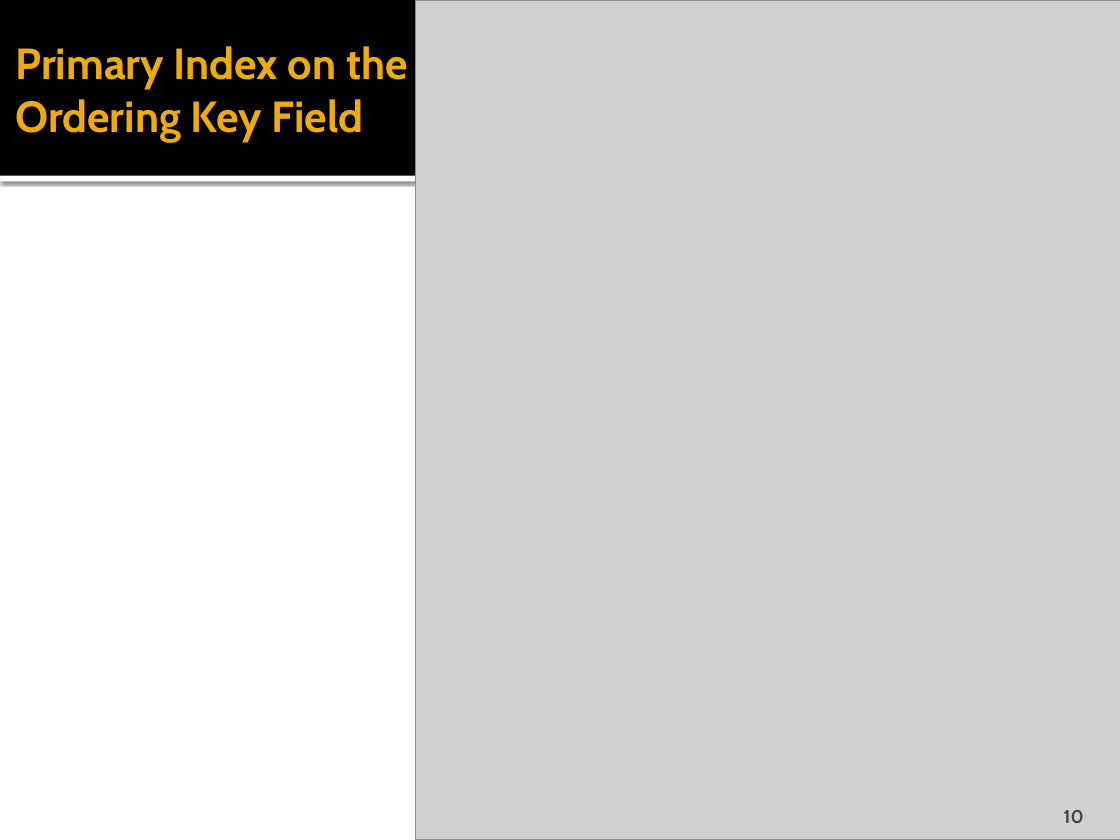
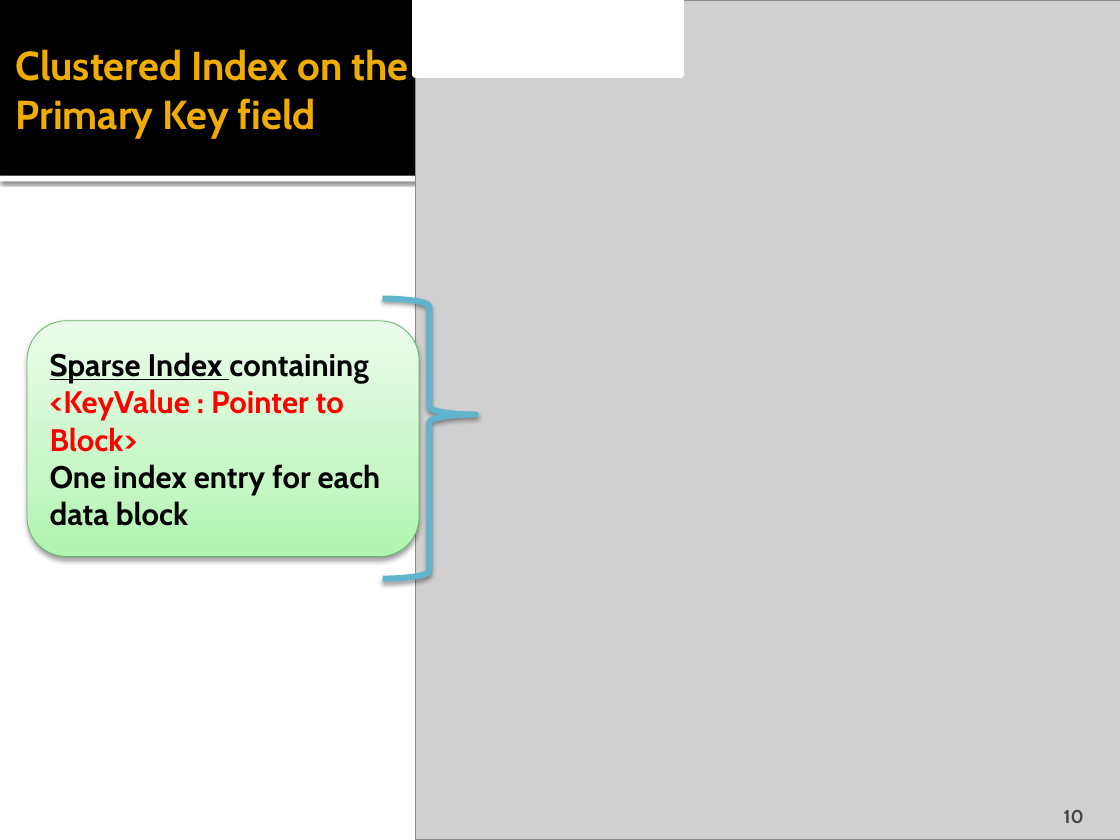
Before and after one commit to cmpt506f16/cmpt506-content, a slide deck: slide 10 of 04 Indexing Techniques.pptx. Drawn at 1120x840 pixels with LibreOffice and Linux fonts; fonts in the diff are those of the drawing; grey boxes stand for pictures. Boxes give left, top, right and bottom in pixels: in the first picture for what was removed or moved away, otherwise in the second. Text is boxed around its words. In the diff, an @@ line names an element or a change of style, - is before the commit and + after.

```diff
--- a/04 Indexing Techniques.pptx
+++ b/04 Indexing Techniques.pptx
@@ rectangle added at (x1=416, y1=0, x2=681, y2=75), fill #FFFFFF, outline #FFFFFF 3.78 pt @@
@@ title at (x1=16, y1=49, x2=409, y2=138): text changed; size 28 to 26 pt @@
-Primary Index on the Ordering Key Field
+Clustered Index on the Primary Key field
@@ right brace added at (x1=383, y1=299, x2=476, y2=579), outline #60B5CC 3.82 pt @@
@@ rounded rectangle added at (x1=27, y1=320, x2=419, y2=556), fill gradient #B0F6B1 to #C8F8C8 to #E9FDE9, outline #67B569 0.5 pt, 20 pt, text #000000, bold @@
+Sparse Index containing <KeyValue : Pointer to Block>
+One index entry for each data block
```
Also in this commit, not shown: 13 other slides changed, 1 slide added, 2 slides removed, 1 other file.
